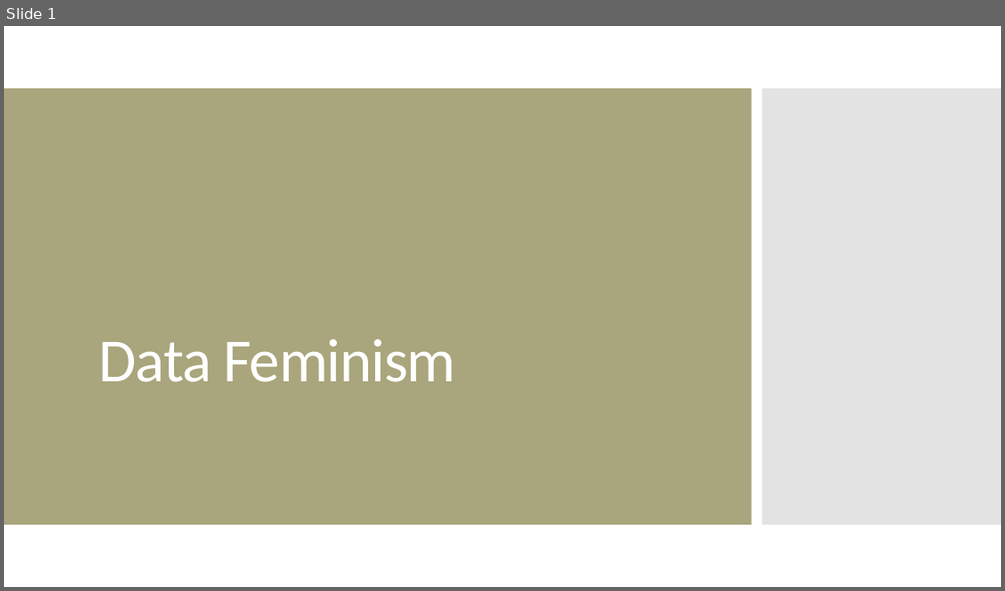
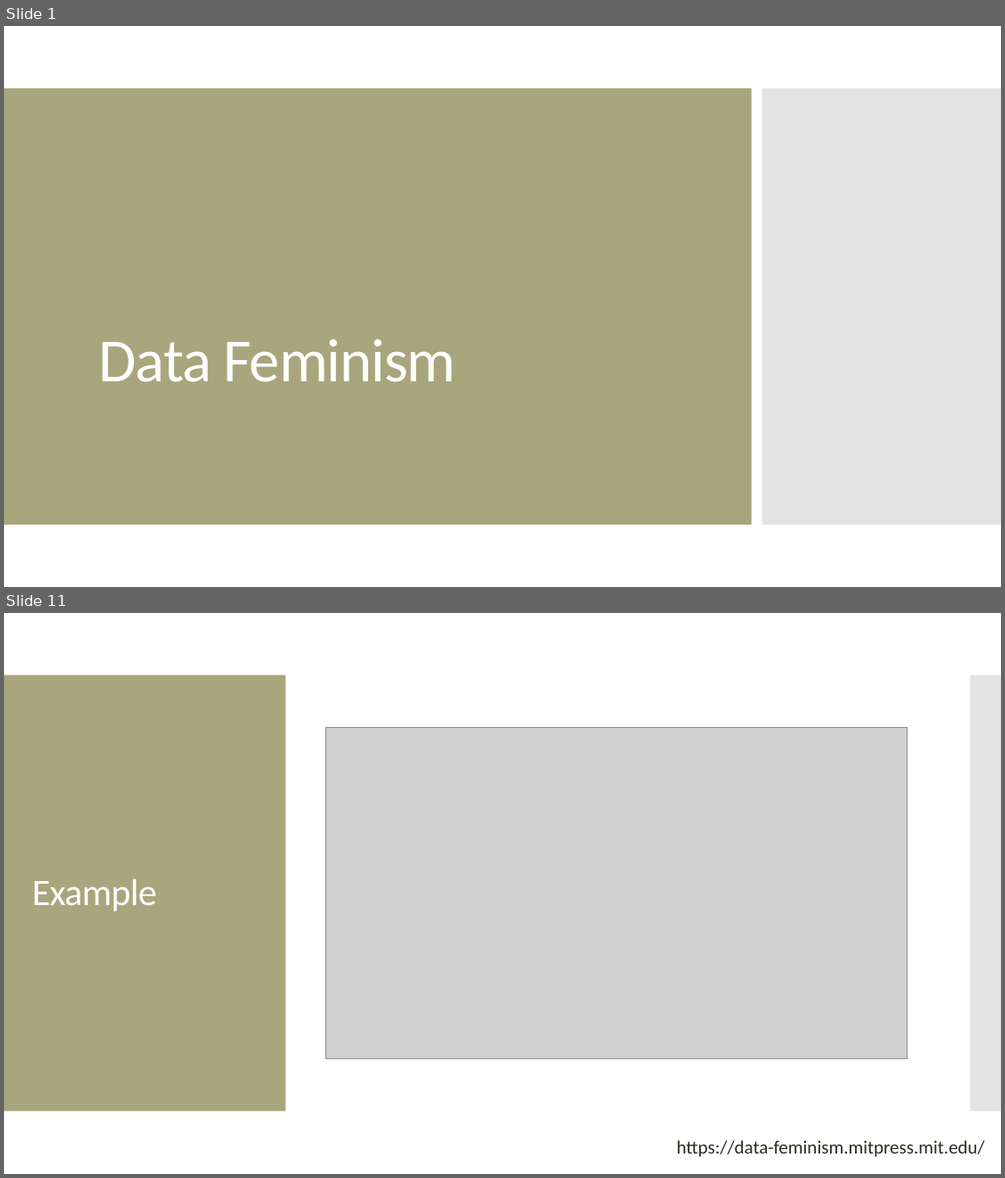
Before and after one commit to amosca01/SDS-CSC109, a slide deck: slides/02-data-feminism.pptx. Shown one above the other, each under a label of ours: slide 1 before the commit, slides 1 and 11 after it; the slides between them are not shown. The pictures are 1005x591 and 1005x1178 pixels, drawn with LibreOffice and Linux fonts; fonts in the diff are those of the drawing; grey boxes stand for pictures. Boxes give left, top, right and bottom in pixels: in the first picture for what was removed or moved away, otherwise in the second. Text is boxed around its words. In the diff, an @@ line names an element or a change of style, - is before the commit and + after.

```diff
--- a/slides/02-data-feminism.pptx
+++ b/slides/02-data-feminism.pptx
@@ slide 11 added at bbox=[4, 613, 1001, 1174], background #FFFFFF @@
@@ rectangle added at bbox=[4, 675, 286, 1111], fill #A9A57C @@
@@ rectangle added at bbox=[971, 675, 1001, 1111], fill #C8C8C8 at 50% opacity @@
@@ picture added at bbox=[325, 728, 907, 1059] @@
@@ title added at bbox=[32, 879, 157, 911], 36 pt, text #FFFFFF @@
+Example
@@ text added at bbox=[677, 1140, 985, 1157], 18 pt, text #2F2B20 @@
+https://data-feminism.mitpress.mit.edu/
```
Also in this commit, not shown: 20 other slides added, 1 slide removed, 16 other files.
